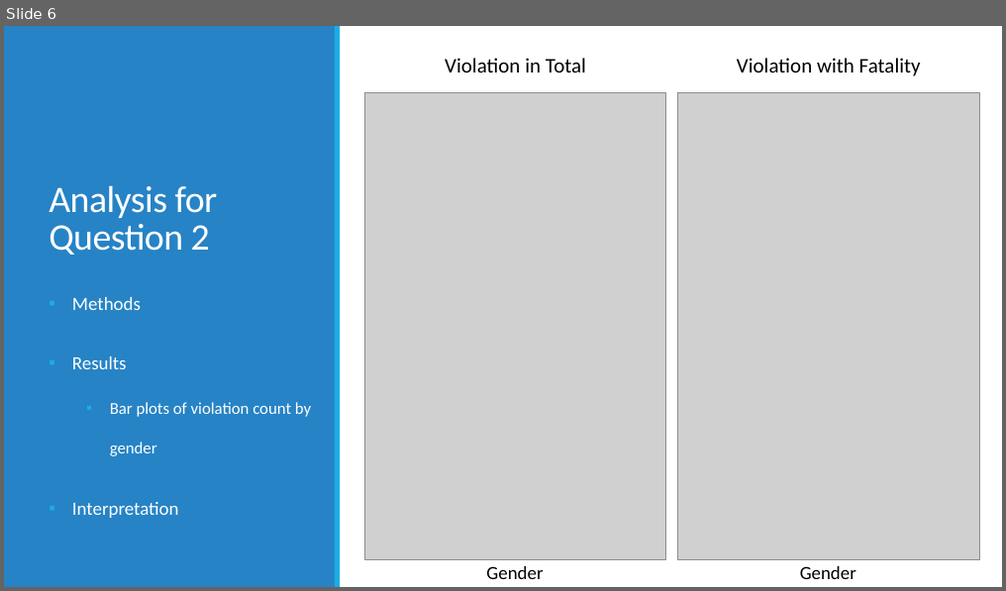
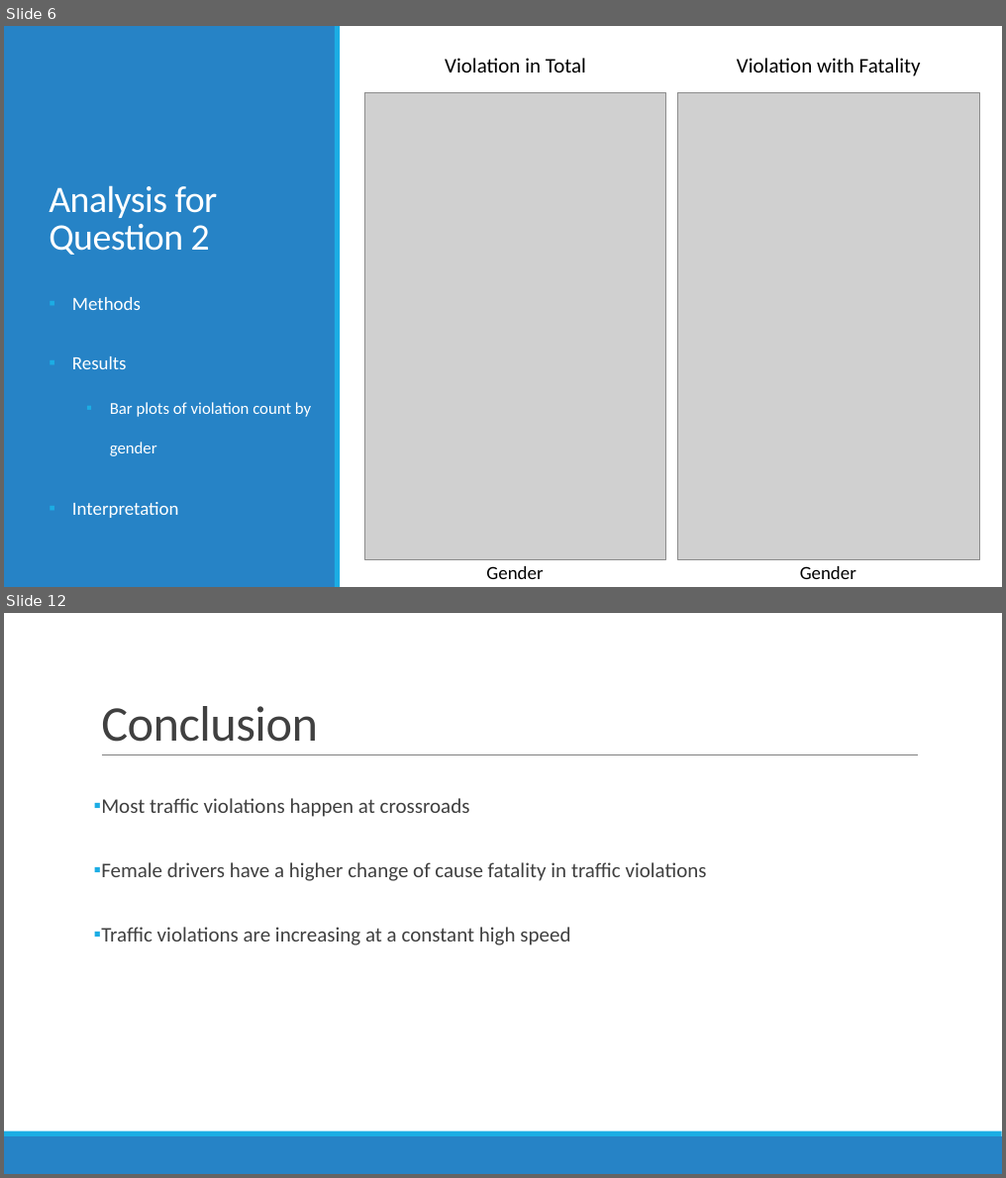
Before and after one commit to koallen/Outliers, a slide deck: Final Presentation/finalPresentation.pptx. Shown one above the other, each under a label of ours: slide 6 before the commit, slides 6 and 12 after it; the slides between them are not shown. The pictures are 1006x591 and 1006x1178 pixels, drawn with LibreOffice and Linux fonts; fonts in the diff are those of the drawing; grey boxes stand for pictures. Boxes give left, top, right and bottom in pixels: in the first picture for what was removed or moved away, otherwise in the second. Text is boxed around its words. In the diff, an @@ line names an element or a change of style, - is before the commit and + after.

Commit message:
final

```diff
--- a/Final Presentation/finalPresentation.pptx
+++ b/Final Presentation/finalPresentation.pptx
@@ slide 12 added at <box>4,613,1002,1174</box>, background #FFFFFF @@
@@ title added at <box>101,706,318,742</box>, 48 pt, text #404040 @@
+Conclusion
@@ line added from (102, 756) to (918, 756), #808080 0.5 pt @@
@@ text added at <box>101,798,707,946</box>, 20 pt, text #404040 @@
+▪ Most traffic violations happen at crossroads
+▪ Female drivers have a higher change of cause fatality in traffic violations
+▪ Traffic violations are increasing at a constant high speed
@@ rectangle added at <box>4,1137,1002,1174</box>, fill #2683C6 @@
@@ rectangle added at <box>4,1132,1002,1137</box>, fill #1CADE4 @@
```
Also in this commit, not shown: 5 slides changed, 3 other slides added, 2 slides removed.
